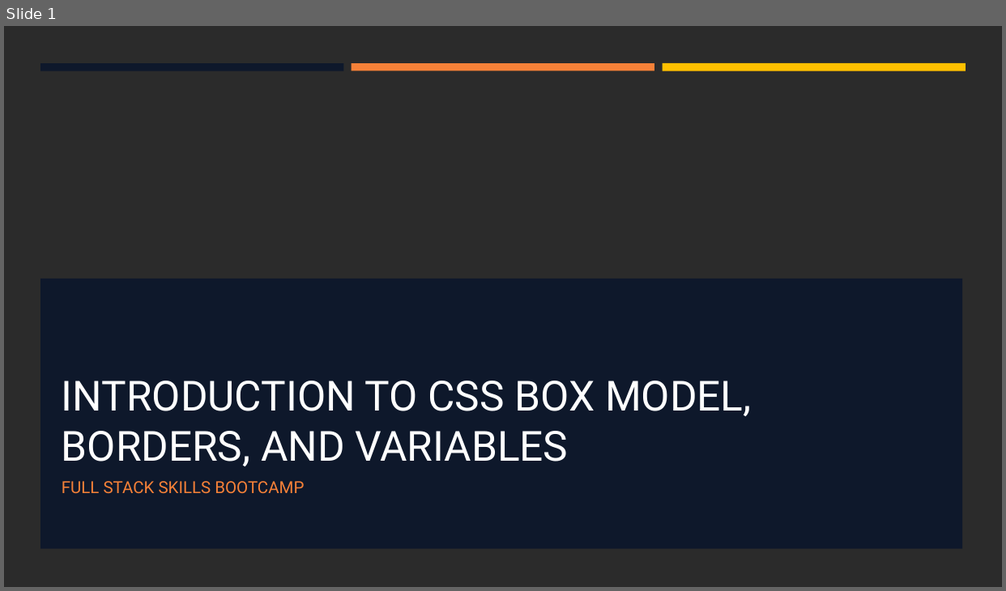
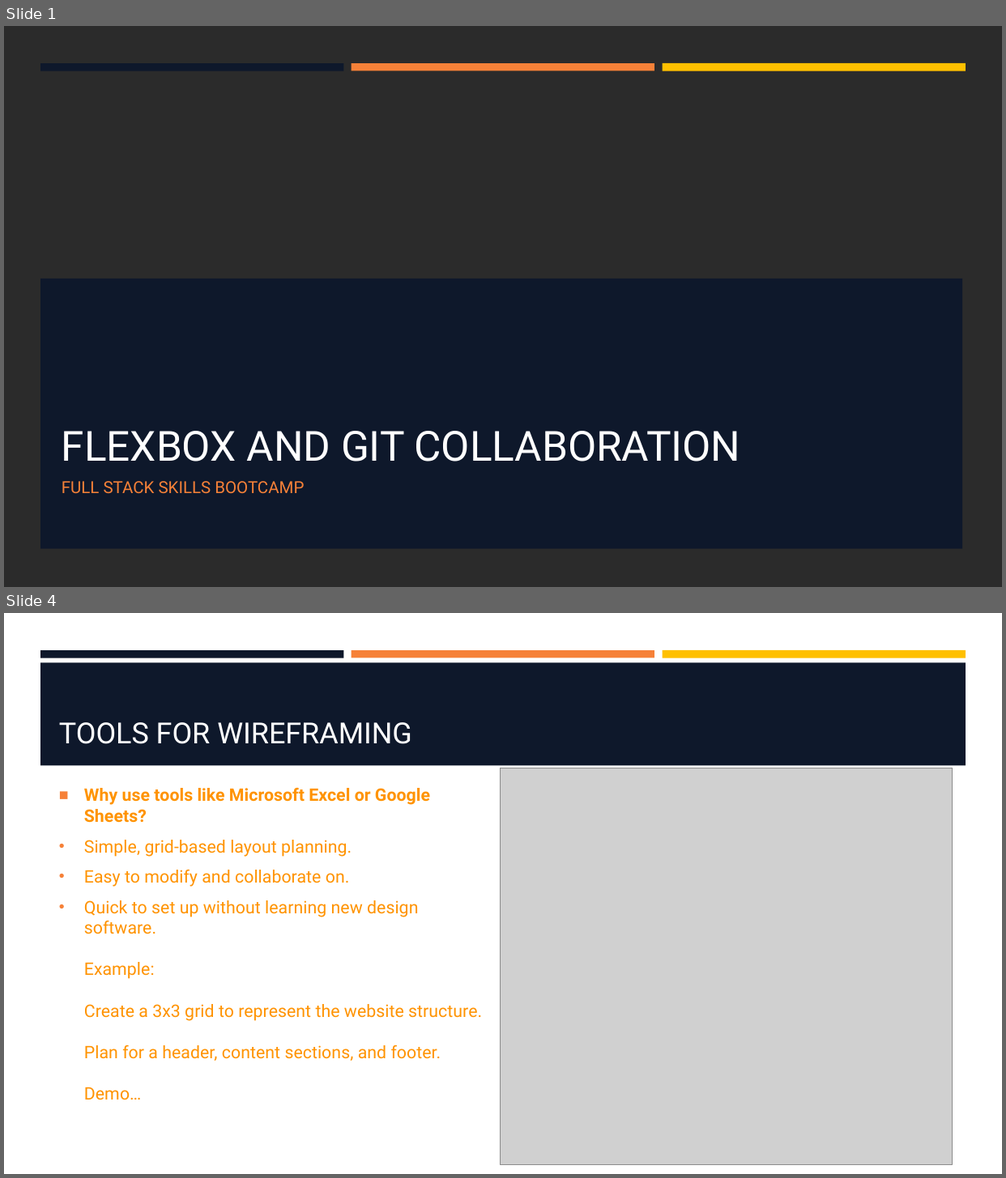
Before and after one commit to hawkeye1900/SBC-Sept24, a slide deck: week-2/W2-S3-FlexBox/W2-S3-FlexBox.pptx. Shown one above the other, each under a label of ours: slide 1 before the commit, slides 1 and 4 after it; the slides between them are not shown. The pictures are 1006x591 and 1006x1178 pixels, drawn with LibreOffice and Linux fonts; fonts in the diff are those of the drawing; grey boxes stand for pictures; background and template pictures are left out; a plain dark background stands for a picture behind light text. Boxes give left, top, right and bottom in pixels: in the first picture for what was removed or moved away, otherwise in the second. Text is boxed around its words. In the diff, an @@ line names an element or a change of style, - is before the commit and + after.

Commit message:
Added examples and presentation to W2, S3

```diff
--- a/week-2/W2-S3-FlexBox/W2-S3-FlexBox.pptx
+++ b/week-2/W2-S3-FlexBox/W2-S3-FlexBox.pptx
@@ slide 4 added at (4, 613, 1002, 1174), background #FFFFFF; not listed: 3 template elements that a slide beside it also shows @@
@@ rectangle added at (40, 662, 966, 766), fill #0E182B @@
@@ title added at (59, 722, 412, 744), 28 pt, text #FFFFFF @@
+TOOLS FOR WIREFRAMING
@@ picture added at (501, 768, 953, 1165) @@
@@ text added at (84, 788, 482, 1101), 16.6 pt, text #FF9300 @@
+■ Why use tools like Microsoft Excel or Google Sheets?
+• Simple, grid-based layout planning.
+• Easy to modify and collaborate on.
+• Quick to set up without learning new design software.
+  Example:
+  Create a 3x3 grid to represent the website structure.
+  Plan for a header, content sections, and footer.
+  Demo…
@@ slide 1 changed as well @@
@@ title at (62, 431, 740, 462): text changed @@
-INTRODUCTION TO CSS BOX MODEL, BORDERS, AND VARIABLES
+FLEXBOX AND GIT COLLABORATION
```
Also in this commit, not shown: 3 other slides changed, 12 other slides added, 11 slides removed, 2 other files.
